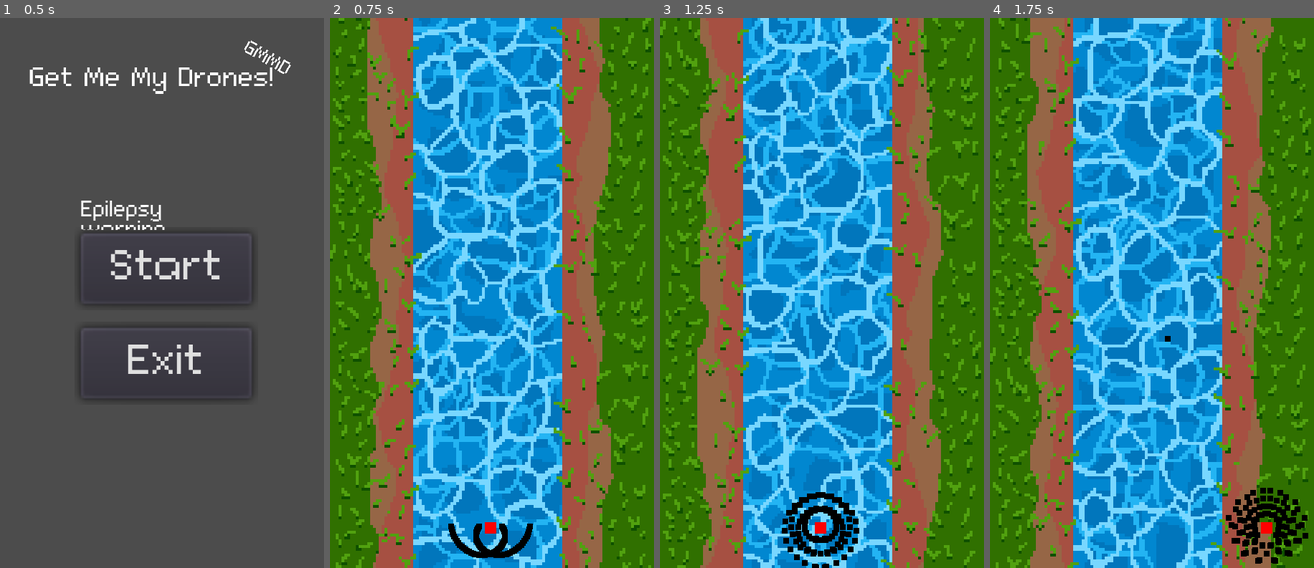
Above: before the commit, frames 1-4 (left to right).
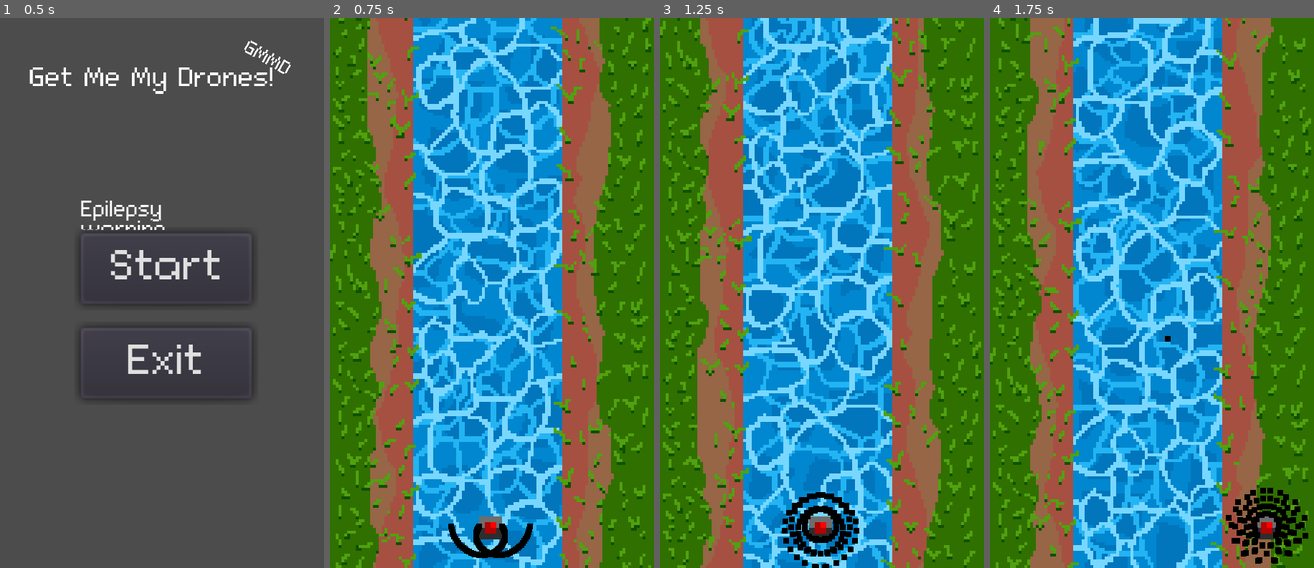
Above: after the commit, the same moments.

Repository: Fl0xy/LD44_Your_life_is_currency
Game: Godot game, scene res://scenes/start.tscn
Two runs of this game, one before a commit and one after it. Both use one fixed random seed, a clock stepped at 60 frames per second and the inputs below.
Inputs:
- Up to frame 1 (0.5 s): no input
- Up to frame 2 (0.75 s): click "Start" at 0.5 s
- Up to frame 3 (1.25 s): no input
- Up to frame 4 (1.75 s): tap Enter (ui_accept) at 1.25, 1.52 s; hold D (right) from 1.28 s (still down); tap Space (fire) at 1.35 s

Frame 1 is identical in both runs. In frame 2, 0.2% of the frame differs, in the area x 46-54%, y 90-95%; in frame 3, 0.2%; in frame 4, 0.2%.

Commit message:
changed player model

Diff:
--- a/scenes/player.tscn
+++ b/scenes/player.tscn
@@ -1,14 +1,17 @@
-[gd_scene load_steps=5 format=2]
+[gd_scene load_steps=6 format=2]
 
 [ext_resource path="res://scenes/player.gd" type="Script" id=1]
-[ext_resource path="res://assets/whitePixel.png" type="Texture" id=2]
+[ext_resource path="res://assets/entity_texture_atlas.png" type="Texture" id=2]
 [ext_resource path="res://assets/shot.wav" type="AudioStream" id=3]
 
-[sub_resource type="RectangleShape2D" id=1]
+[sub_resource type="AtlasTexture" id=1]
+atlas = ExtResource( 2 )
+region = Rect2( 6, 56, 4, 4 )
+
+[sub_resource type="RectangleShape2D" id=2]
 extents = Vector2( 1, 1 )
 
 [node name="Player" type="Node2D"]
-modulate = Color( 1, 0, 0, 1 )
 script = ExtResource( 1 )
 
 [node name="Camera2D" type="Camera2D" parent="."]
@@ -18,11 +21,12 @@
 
 [node name="whitePixel" type="Sprite" parent="Area2D"]
 scale = Vector2( 2, 2 )
-texture = ExtResource( 2 )
+texture = SubResource( 1 )
 
 [node name="CollisionShape2D" type="CollisionShape2D" parent="Area2D"]
+visible = false
 scale = Vector2( 2, 2 )
-shape = SubResource( 1 )
+shape = SubResource( 2 )
 
 [node name="AudioStreamPlayer" type="AudioStreamPlayer" parent="."]
 stream = ExtResource( 3 )
